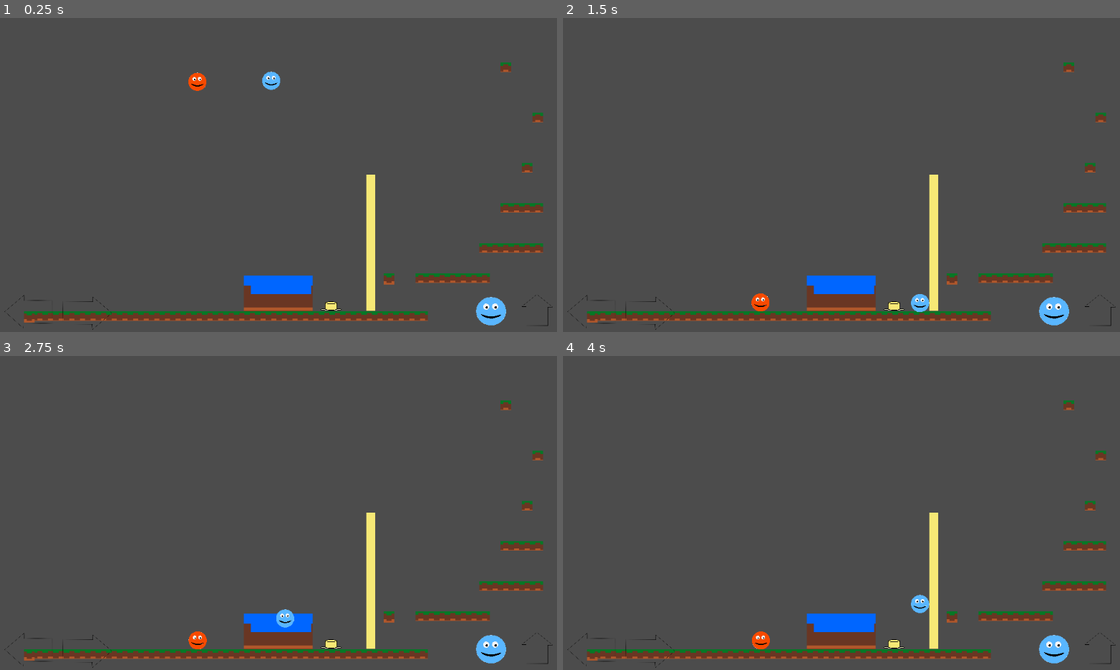
Above: before the commit, frames 1-4 (two rows, left to right).
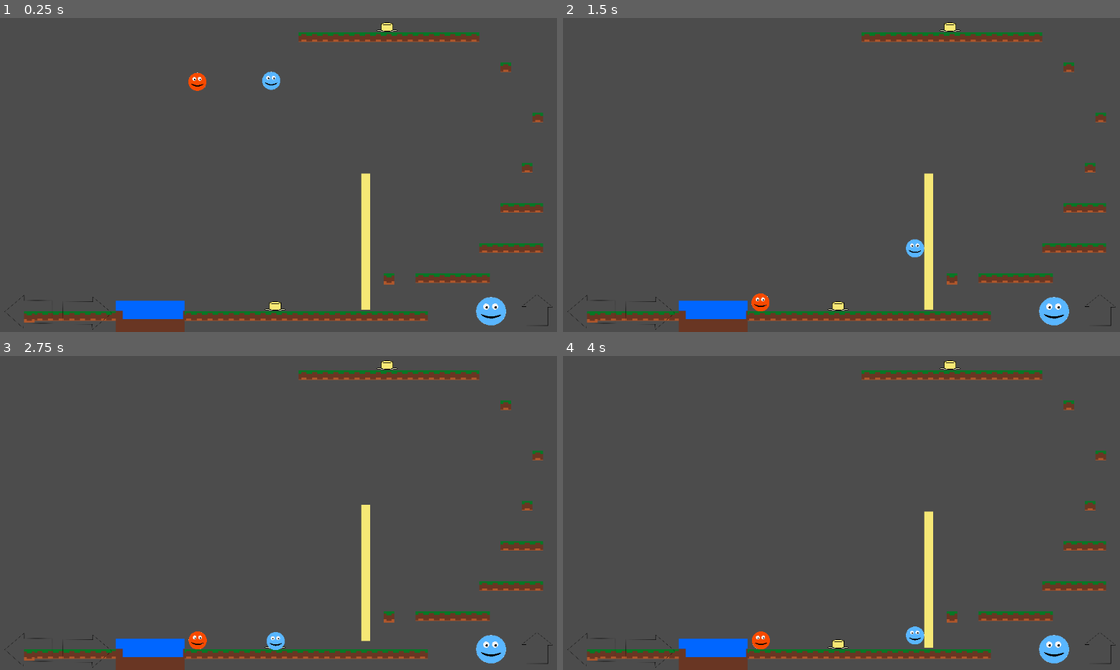
Above: after the commit, the same moments.

Repository: mitchdmarino/IceHot_2D_platform
Game: Godot game, scene res://Main.tscn
Two runs of this game, one before a commit and one after it. Both use one fixed random seed, a clock stepped at 60 frames per second and the inputs below.
Inputs:
- Up to frame 1 (0.25 s): no input
- Up to frame 2 (1.5 s): hold Right (ui_right) from 0.53 s (still down); tap Up (ui_up) at 0.77 s
- Up to frame 3 (2.75 s): tap Up (ui_up) at 1.52 s; release Right (ui_right) at 2.03 s; hold Left (ui_left) from 2.03 s (still down)
- Up to frame 4 (4 s): release Left (ui_left) at 2.78 s; hold Right (ui_right) from 2.78 s (still down); tap Up (ui_up) at 3.02, 3.77 s

The runs differ from the first frame. In frame 1, 4.6% of the frame differs, in the area x 20-87%, y 1-100%; in frame 2, 4.9%; in frame 3, 4.7%; in frame 4, 4.9%.

Commit message:
adds logic for adding extra buttons

Diff:
--- a/Main.tscn
+++ b/Main.tscn
@@ -19,19 +19,19 @@
 
 [node name="FloatingPlatform" parent="." instance=ExtResource( 2 )]
 position = Vector2( 757, 513 )
-tile_data = PoolIntArray( -1441784, 536870912, 0, -1114101, 53687091 …(419 unchanged characters)…
+tile_data = PoolIntArray( -1572875, 0, 0, -1572874, 0, 0, -1572873, 0, 0, -1572872, 0, 0, -1572871, 0, 0, -1572870, 0, 0, -1572869, 0, 0, -1572868, 0, 0, -1572867, 0, 0, -1572866, 0, 0, -1572865, 0, 0, -1638400, 0, 0, -1638399, 0, 0, -1638398, 0, 0, -1638397, 0, 0, -1638396, 0, 0, -1638395, 0, 0, -1441784, 536870912, 0, -1114101, 53687091 …(419 unchanged characters)…
 
 [node name="WaterWay" parent="." instance=ExtResource( 5 )]
-position = Vector2( 192, 127 )
+position = Vector2( -37, 172 )
+
+[node name="YellowObstacle" parent="." instance=ExtResource( 7 )]
+position = Vector2( 607, 561 )
 
 [node name="IcePlayer" parent="." instance=ExtResource( 1 )]
 position = Vector2( 499, 123 )
 
 [node name="FirePlayer" parent="." instance=ExtResource( 6 )]
 position = Vector2( 367, 125 )
-
-[node name="YellowObstacle" parent="." instance=ExtResource( 7 )]
-position = Vector2( 607, 561 )
 
 [connection signal="jump" from="HUD" to="." method="_on_HUD_jump"]
 [connection signal="move_left" from="HUD" to="." method="_on_HUD_move_left"]
--- a/YellowButton.tscn
+++ b/YellowButton.tscn
@@ -1,18 +1,18 @@
 [gd_scene load_steps=6 format=2]
 
-[ext_resource path="res://scripts/YellowButton.gd" type="Script" id=1]
-[ext_resource path="res://art/obstacles/YellowButtonFull.png" type="Texture" id=2]
-[ext_resource path="res://art/obstacles/YellowButtonFlat.png" type="Texture" id=3]
+[ext_resource path="res://art/obstacles/YellowButtonFull.png" type="Texture" id=1]
+[ext_resource path="res://art/obstacles/YellowButtonFlat.png" type="Texture" id=2]
+[ext_resource path="res://scripts/YellowButton.gd" type="Script" id=3]
 [ext_resource path="res://art/obstacles/YellowButtonHalf.png" type="Texture" id=4]
 
 [sub_resource type="SpriteFrames" id=1]
 animations = [ {
-"frames": [ ExtResource( 2 ), ExtResource( 4 ), ExtResource( 3 ) ],
+"frames": [ ExtResource( 1 ), ExtResource( 4 ), ExtResource( 2 ) ],
 "loop": false,
 "name": "press",
 "speed": 10.0
 }, {
-"frames": [ ExtResource( 3 ), ExtResource( 4 ), ExtResource( 2 ) ],
+"frames": [ ExtResource( 2 ), ExtResource( 4 ), ExtResource( 1 ) ],
 "loop": false,
 "name": "release",
 "speed": 10.0
--- a/YellowObstacle.tscn
+++ b/YellowObstacle.tscn
@@ -11,7 +11,7 @@
 position = Vector2( -2, -8 )
 
 [node name="YellowWall" parent="." instance=ExtResource( 3 )]
-position = Vector2( 69, -120 )
+position = Vector2( 60, -122 )
 
 [connection signal="body_entered" from="YellowButton" to="." method="_on_YellowButton_body_entered"]
 [connection signal="body_exited" from="YellowButton" to="." method="_on_YellowButton_body_exited"]
--- a/scripts/Main.gd
+++ b/scripts/Main.gd
@@ -1,8 +1,12 @@
 extends Node
 var blueControl = true
-# Called when the node enters the scene tree for the first time.
+# Called when the node enters the scene tree for the first time
+
 func _ready():
-	pass # Replace with function body.
+	var yellowButton = $YellowObstacle/YellowButton.duplicate()
+	yellowButton.translate(Vector2(100, -500))
+	$YellowObstacle.add_child(yellowButton)
+	$YellowObstacle/YellowButton.translate(Vector2(-100, 0))
 
 
 # Called every frame. 'delta' is the elapsed time since the previous frame.
@@ -40,14 +44,11 @@
 	else:
 		$FirePlayer.moveLeft = true
 
-
-
 func _on_HUD_move_right():
 	if (blueControl):
 		$IcePlayer.moveRight = true
 	else:
 		$FirePlayer.moveRight = true
-
 
 func _on_HUD_stop_move_left():
 	if (blueControl):
@@ -61,7 +62,6 @@
 	else:
 		$FirePlayer.moveRight = false
 
-
 func _on_HUD_jump():
 	if (blueControl):
 		$IcePlayer.jump = true
@@ -72,10 +72,8 @@
 		yield(get_tree().create_timer(0.3), "timeout")
 		$FirePlayer.jump = false
 
-
 func _on_WaterWay_player_entered():
 	pass
 
-
 func _on_HUD_switch_control():
 	blueControl = !blueControl
Not shown: 1 places in YellowButton.tscn that only renumber resources
